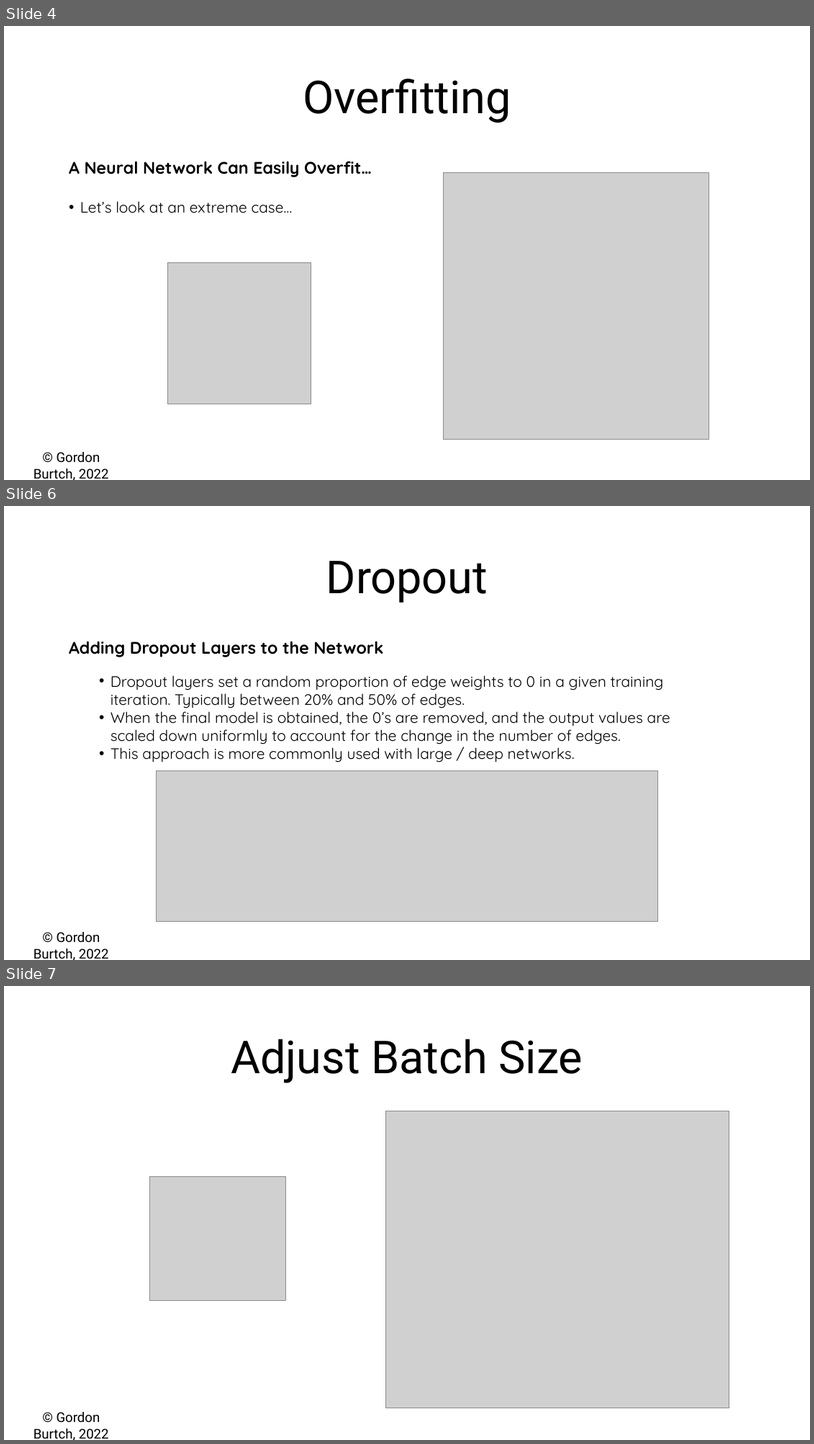
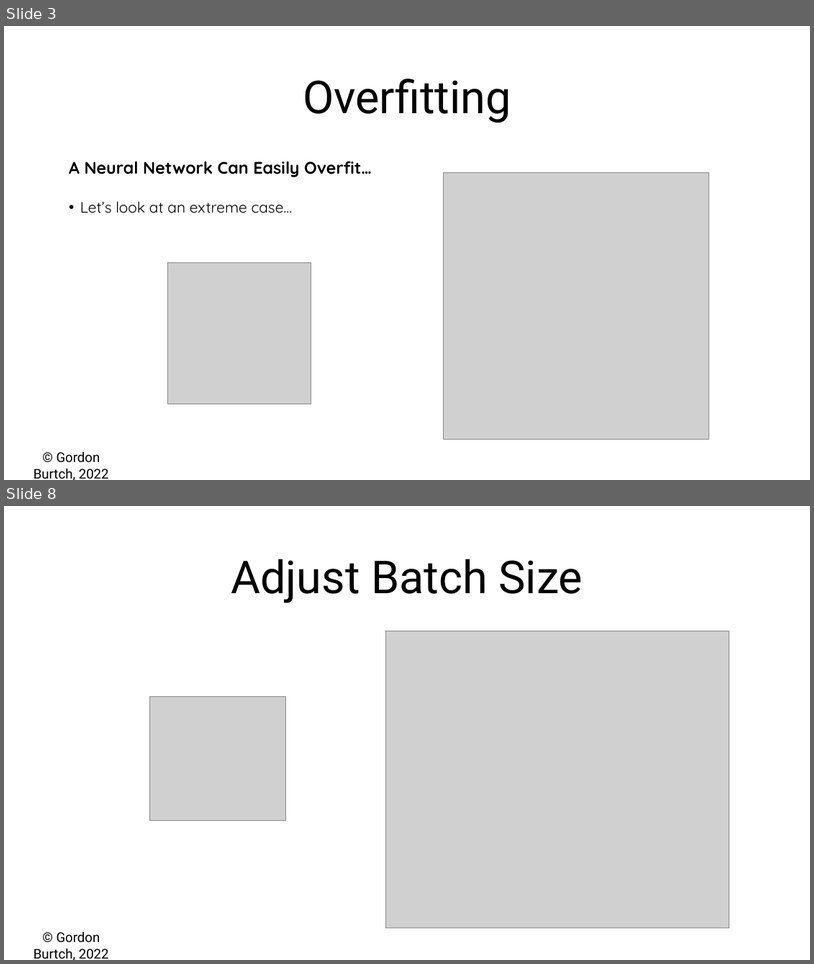
Before and after one commit to gburtch/NYU---ModernAI, a slide deck: Session 3/03 - Model Fitting.pptx. Shown one above the other, each under a label of ours: slides 4, 6 and 7 before the commit, slides 3 and 8 after it; the slides between them are not shown. The pictures are 814x1444 and 814x964 pixels, drawn with LibreOffice and Linux fonts; fonts in the diff are those of the drawing; grey boxes stand for pictures. Boxes give left, top, right and bottom in pixels: in the first picture for what was removed or moved away, otherwise in the second. Text is boxed around its words. In the diff, an @@ line names an element or a change of style, - is before the commit and + after.

```diff
--- a/Session 3/03 - Model Fitting.pptx
+++ b/Session 3/03 - Model Fitting.pptx
@@ slide 6 removed at [4,506,810,960], background #FFFFFF; not listed: 1 template element that a slide beside it also shows @@
@@ text removed at [327,561,489,602] @@
-Dropout
@@ text removed at [69,641,671,762] @@
-Adding Dropout Layers to the Network
-  • Dropout layers set a random proportion of edge weights to 0 in a given training iteration. Typically between 20% and 50% of edges.
-  • When the final model is obtained, the 0’s are removed, and the output values are scaled down uniformly to account for the change in the number of edges.
-  • This approach is more commonly used with large / deep networks.
@@ picture removed at [157,770,658,921] @@
@@ what was slide 4 is now slide 3 @@
@@ what was slide 7 is now slide 8 @@
```
Also in this commit, not shown: 2 slides changed, 2 slides added, 11 other files.
